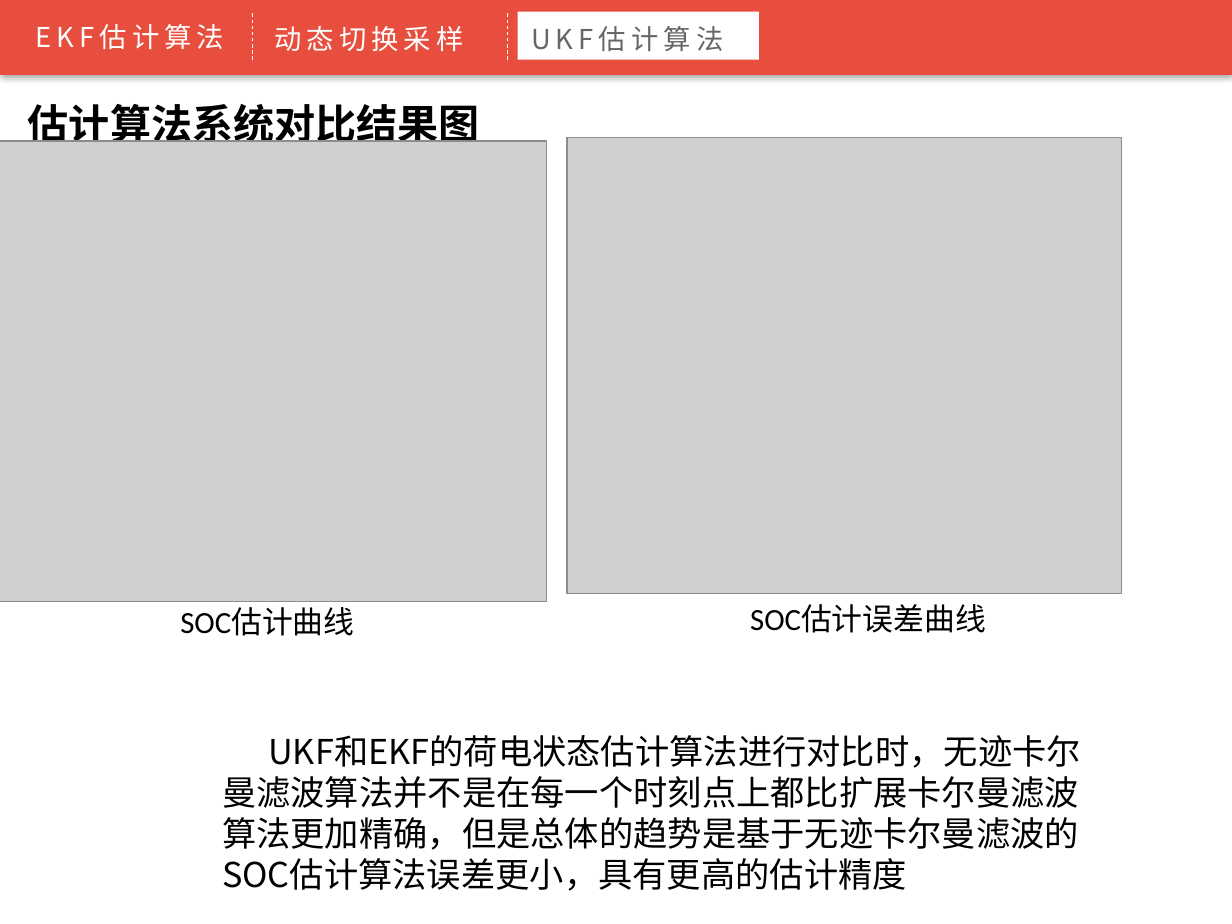
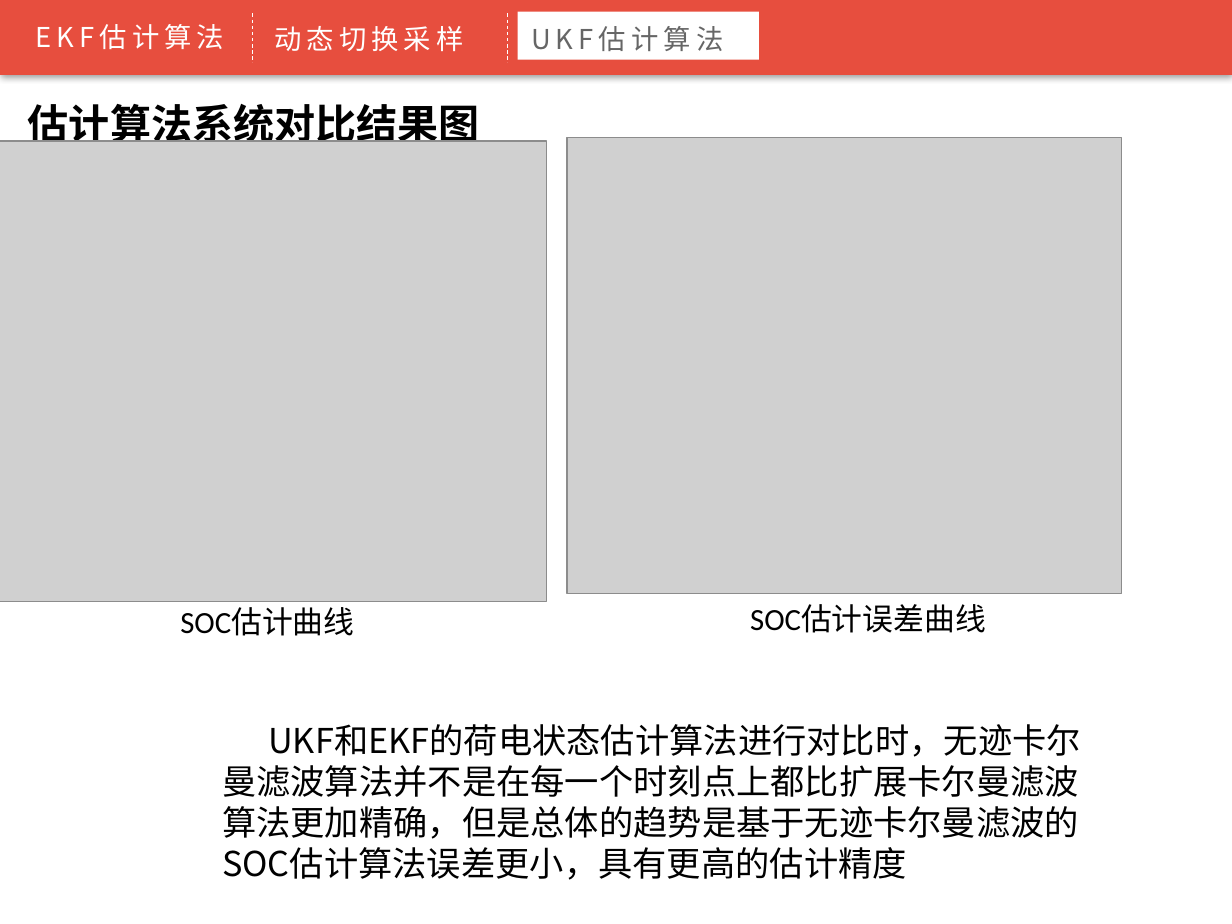
Before and after one commit to mubentai/MyPaper, a slide deck: slide 25 of 最终答辩PPT/正式答辩-周旋-201322190340.pptx. Drawn at 1232x924 pixels with LibreOffice and Linux fonts; fonts in the diff are those of the drawing; grey boxes stand for pictures; background and template pictures are left out. Boxes give left, top, right and bottom in pixels: in the first picture for what was removed or moved away, otherwise in the second. Text is boxed around its words. In the diff, an @@ line names an element or a change of style, - is before the commit and + after.

```diff
--- a/最终答辩PPT/正式答辩-周旋-201322190340.pptx
+++ b/最终答辩PPT/正式答辩-周旋-201322190340.pptx
@@ text "UKF和EKF的荷电状态估计算法进行对比时，无迹卡尔曼滤波算法并不是在每一个时刻点上都比扩展卡尔曼滤波算法更加精确，但是 ...": place and size @@
-text "UKF和EKF的荷电状态估计算法进行对比时，无迹卡尔曼滤波算法并不是在每一个时刻点上都比扩展卡尔曼滤波算法更加精确，但是 ..." at [222,735,1081,891]
+text "UKF和EKF的荷电状态估计算法进行对比时，无迹卡尔曼滤波算法并不是在每一个时刻点上都比扩展卡尔曼滤波算法更加精确，但是 ..." at [222,724,1081,880]
```
Also in this commit, not shown: 5 other slides changed.
